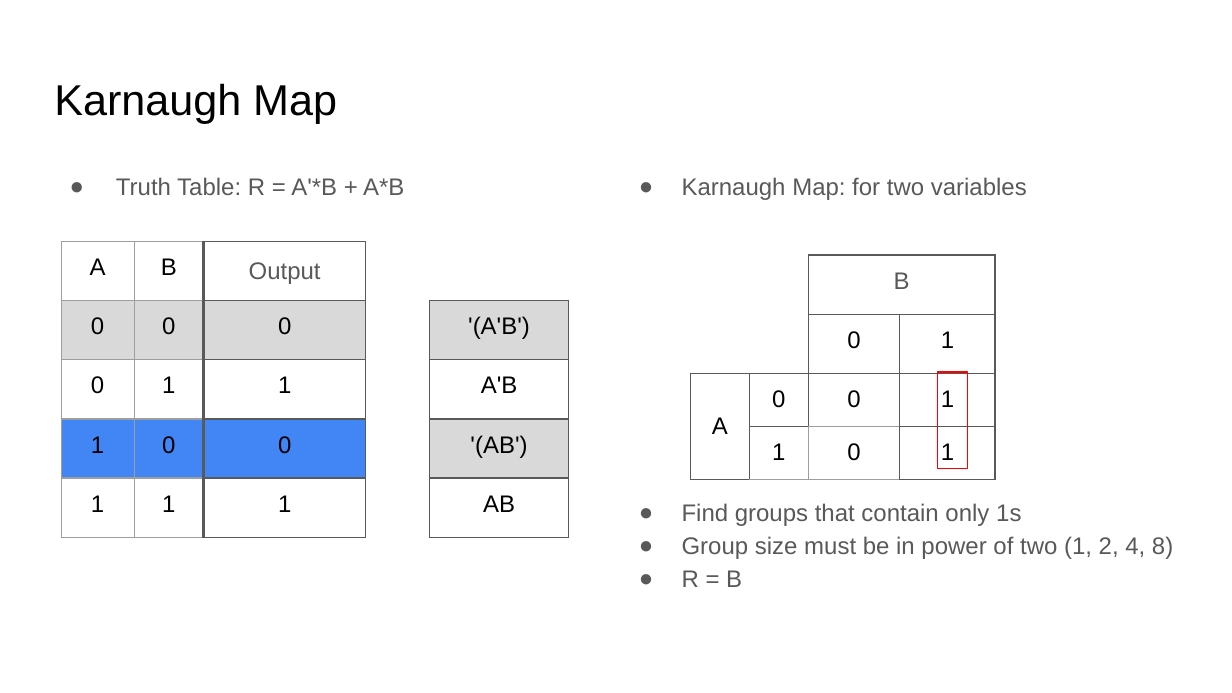
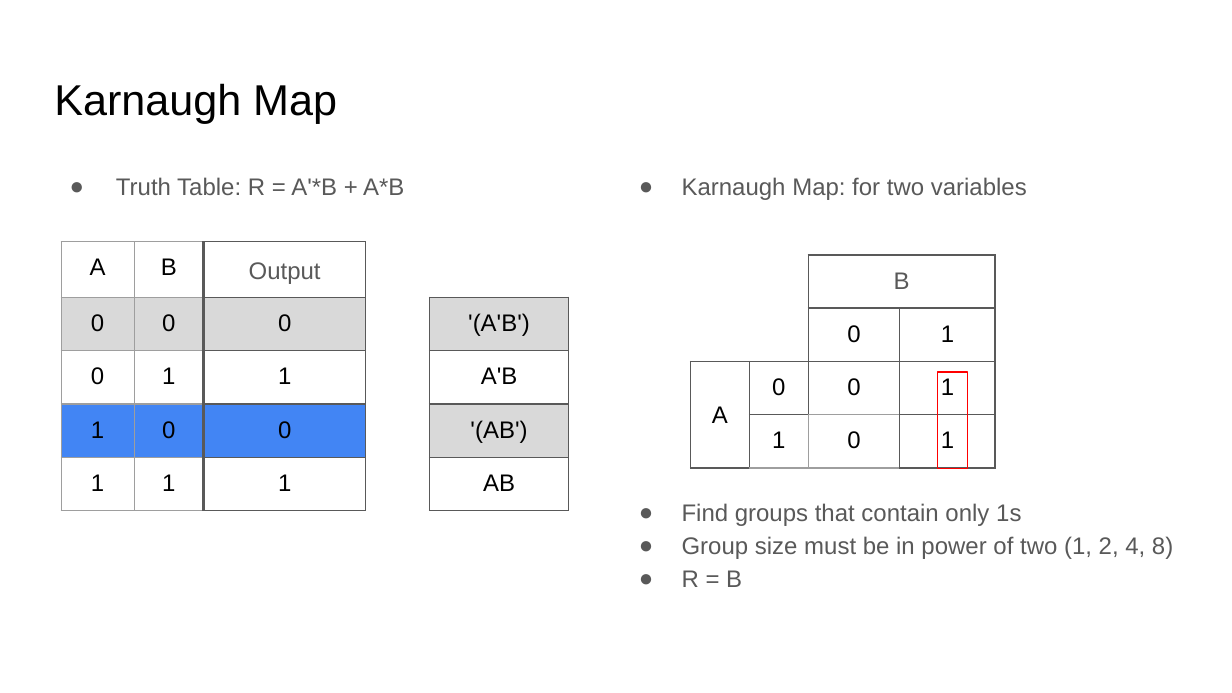
Before and after one commit to COMP122/comp122-s23, a slide deck: slide 11 of digital-logic/documents/.hidden/Introduction to Digitial.pptx. Drawn at 1232x693 pixels with LibreOffice and Linux fonts; fonts in the diff are those of the drawing. Boxes give left, top, right and bottom in pixels: in the first picture for what was removed or moved away, otherwise in the second. Text is boxed around its words. In the diff, an @@ line names an element or a change of style, - is before the commit and + after.

```diff
--- a/digital-logic/documents/.hidden/Introduction to Digitial.pptx
+++ b/digital-logic/documents/.hidden/Introduction to Digitial.pptx
@@ table: place and size @@
-table at (62,241,569,646)
+table at (62,241,569,510)
@@ table: place and size @@
-table at (690,255,994,659)
+table at (690,255,994,468)
```
Also in this commit, not shown: 11 other slides changed.
